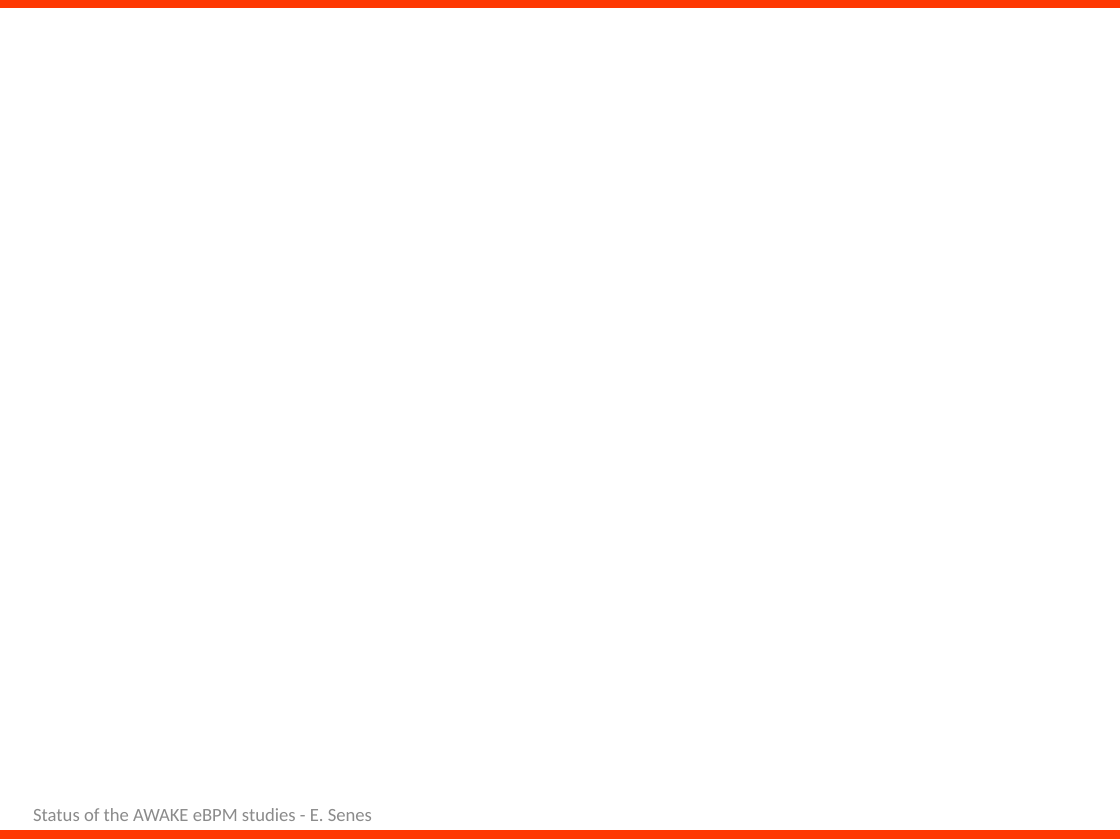
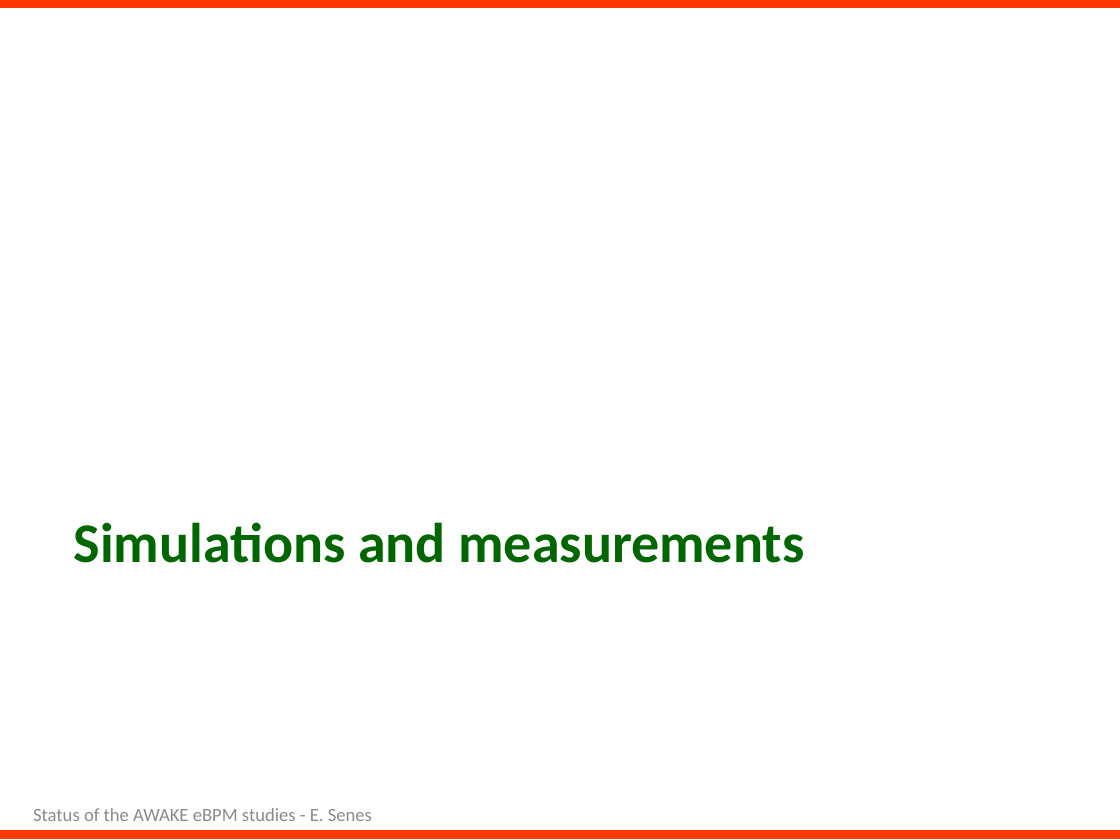
Before and after one commit to esenes/AWAKE-BPMs-tests, a slide deck: slide 9 of Presentations/eBPM-measurements-Mar2019.pptx (slide 15 before the commit). Drawn at 1120x840 pixels with LibreOffice and Linux fonts; fonts in the diff are those of the drawing. Boxes give left, top, right and bottom in pixels: in the first picture for what was removed or moved away, otherwise in the second. Text is boxed around its words. In the diff, an @@ line names an element or a change of style, - is before the commit and + after.

```diff
--- a/Presentations/eBPM-measurements-Mar2019.pptx
+++ b/Presentations/eBPM-measurements-Mar2019.pptx
@@ title added at [74, 522, 804, 563], 36 pt, text #006600, bold @@
+Simulations and measurements
```
Also in this commit, not shown: 10 other slides changed, 8 slides added, 18 other files.
